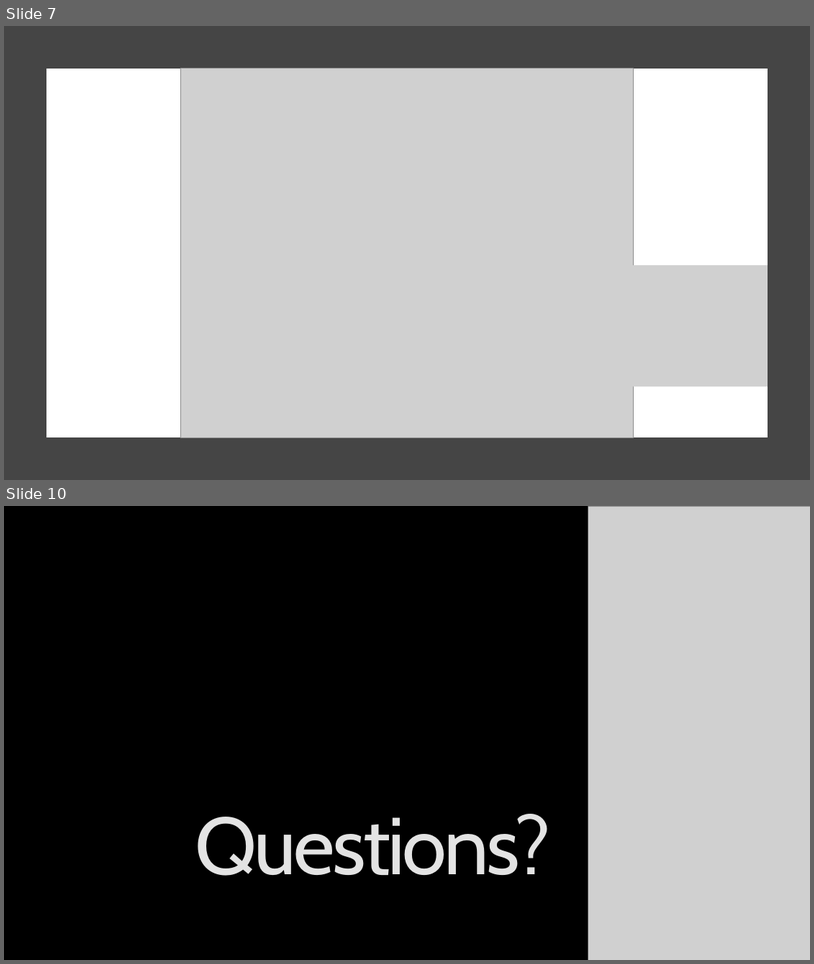
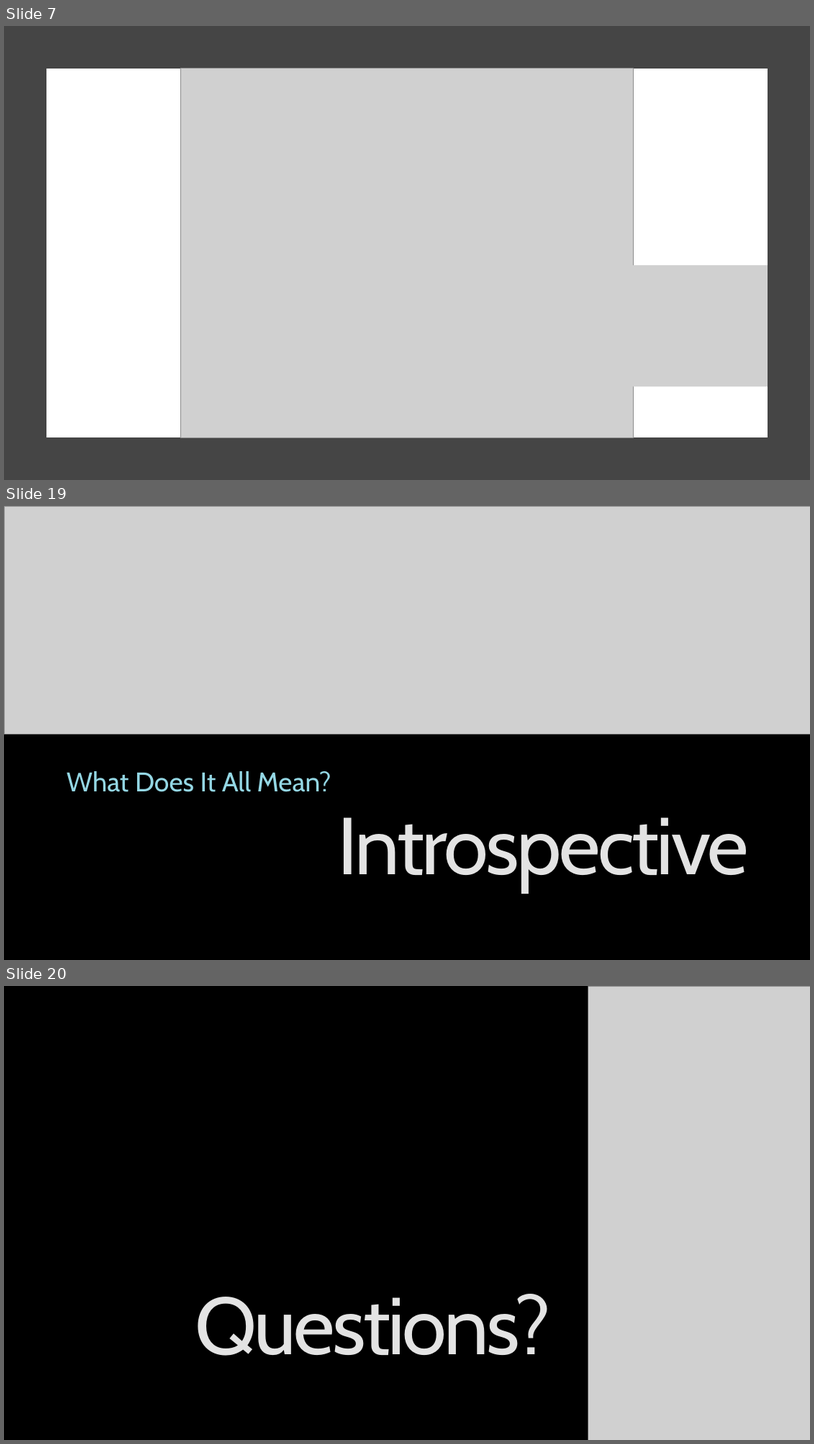
Before and after one commit to Legohead259/OCE2901-Material, a slide deck: presentations/8 - Wave Parameters and Analysis.pptx. Shown one above the other, each under a label of ours: slides 7 and 10 before the commit, slides 7, 19 and 20 after it; the slides between them are not shown. The pictures are 814x964 and 814x1444 pixels, drawn with LibreOffice and Linux fonts; fonts in the diff are those of the drawing; grey boxes stand for pictures; background and template pictures are left out. Boxes give left, top, right and bottom in pixels: in the first picture for what was removed or moved away, otherwise in the second. Text is boxed around its words. In the diff, an @@ line names an element or a change of style, - is before the commit and + after.

```diff
--- a/presentations/8 - Wave Parameters and Analysis.pptx
+++ b/presentations/8 - Wave Parameters and Analysis.pptx
@@ slide 19 added at (x1=4, y1=506, x2=810, y2=960), background picture (left out) @@
@@ picture added at (x1=4, y1=506, x2=810, y2=734) @@
@@ subtitle added at (x1=67, y1=771, x2=332, y2=792), 32 pt, text gradient #9FDBE7 to #94D7E4 to #BFE7EF to #FFFFFF @@
+What Does It All Mean?
@@ title added at (x1=338, y1=817, x2=749, y2=891), 96 pt, text gradient #969696 to #E3E3E3 to #FFFFFF @@
+Introspective
@@ what was slide 10 is now slide 20 @@
```
Also in this commit, not shown: 1 slide changed, 10 other slides added, 1 slide removed, 14 other files.
